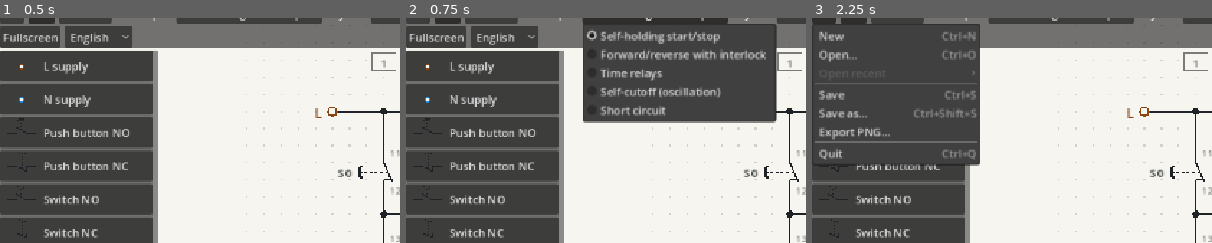
Above: before the commit, frames 1-3 (left to right).
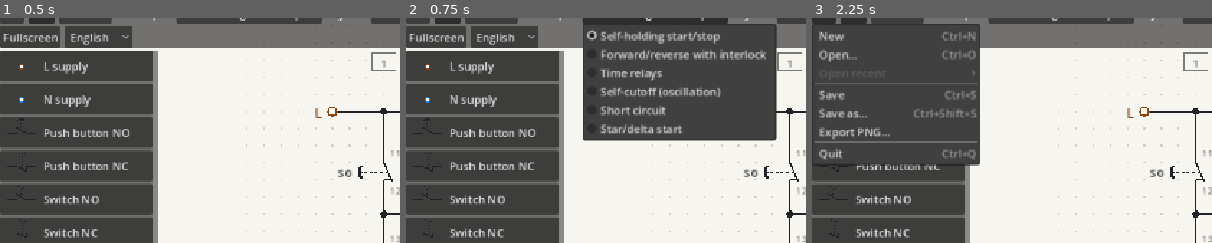
Above: after the commit, the same moments.

Repository: JarasonPC/ladder-lab
Game: Godot game, scene res://main.tscn
The game is run twice, just before and just after one commit, with the same random seed, the same clock (stepped at 60 frames per second) and the same inputs.
Inputs:
- Up to frame 1 (0.5 s): no input
- Up to frame 2 (0.75 s): click "Self-holding start/stop" at 0.5 s
- Up to frame 3 (2.25 s): click "Self-holding start/stop" at 1.25 s; click "File" at 2 s
The pictures show only the part of the screen within x 0-50%, y 4-54%; the shares and areas given below are measured in that part.

Frame 1 is identical in both runs. In frame 2, 4.3% of the frame differs, in the area x 44-93%, y 45-55%; in frame 3, nothing differs.

Commit message:
Add star/delta example, switching times in files and properties
ExampleCircuits.star_delta(): star while START is held, delta after
letting go, tested in ideal and realistic mode (star and delta are never
closed together). Coils and timers store pick-up and drop-out times,
editable in milliseconds; documents store the switching mode. File
format version 2; version 1 files load with default times.

Co-Authored-By: Claude Opus 5.5 <noreply@anthropic.com>
Claude-Session: https://claude.ai/code/session_0195W1p1hzfqGfpWqfXK2WuV

Diff:
--- a/schematic/document_serializer.gd
+++ b/schematic/document_serializer.gd
@@ -27,7 +27,7 @@
 		for corner: Vector2i in doc.get_route(i).corners:
 			corners.append([corner.x, corner.y])
 		wires.append({"a": circuit_wires[i][0], "b": circuit_wires[i][1], "corners": corners})
-	return {"title": doc.title, "horizontal": doc.horizontal, "components": components, "wires": wires}
+	return {"title": doc.title, "horizontal": doc.horizontal, "switching": "realistic" if doc.realistic_timing else "ideal", "components": components, "wires": wires}
 
 
 ## Builds a document, or returns null if the data is malformed (unknown
@@ -36,6 +36,7 @@
 static func from_dict(d: Dictionary) -> SchematicDocument:
 	var doc: SchematicDocument = SchematicDocument.new(str(d.get("title", "")))
 	doc.horizontal = bool(d.get("horizontal", false))
+	doc.realistic_timing = d.get("switching", "realistic") != "ideal"
 	var components: Variant = d.get("components", [])
 	var wires: Variant = d.get("wires", [])
 	if not (components is Array and wires is Array):
@@ -89,9 +90,13 @@
 		d["type"] = "timer"
 		d["mode"] = "on_delay" if t.mode == TimerRelay.Mode.ON_DELAY else "off_delay"
 		d["delay"] = t.delay
+		d["pick_up"] = t.pick_up_time
+		d["drop_out"] = t.drop_out_time
 	elif c is Coil:
 		d["type"] = "coil"
 		d["kind"] = "relay" if (c as Coil).kind == Coil.Kind.RELAY else "contactor"
+		d["pick_up"] = (c as Coil).pick_up_time
+		d["drop_out"] = (c as Coil).drop_out_time
 	elif c is Lamp:
 		d["type"] = "lamp"
 	elif c is Motor:
@@ -120,15 +125,24 @@
 		"contact":
 			return Contact.new(designation, contact, sequence, bool(d.get("delayed", false)))
 		"coil":
-			return Coil.new(designation, Coil.Kind.RELAY if d.get("kind", "contactor") == "relay" else Coil.Kind.CONTACTOR)
+			var coil_kind: Coil.Kind = Coil.Kind.RELAY if d.get("kind", "contactor") == "relay" else Coil.Kind.CONTACTOR
+			return Coil.new(designation, coil_kind, _seconds(d, "pick_up"), _seconds(d, "drop_out"))
 		"timer":
 			var mode: TimerRelay.Mode = TimerRelay.Mode.OFF_DELAY if d.get("mode", "on_delay") == "off_delay" else TimerRelay.Mode.ON_DELAY
-			return TimerRelay.new(designation, mode, maxf(float(d.get("delay", 1.0)), 0.0))
+			return TimerRelay.new(designation, mode, maxf(float(d.get("delay", 1.0)), 0.0), _seconds(d, "pick_up"), _seconds(d, "drop_out"))
 		"lamp":
 			return Lamp.new(designation)
 		"motor":
 			return Motor.new(designation)
 	return null
+
+
+## A switching time in seconds, or -1 (use the default) if missing or invalid.
+static func _seconds(d: Dictionary, key: String) -> float:
+	var value: Variant = d.get(key, null)
+	if (value is float or value is int) and float(value) >= 0.0 and float(value) <= 10.0:
+		return float(value)
+	return -1.0
 
 
 static func _cell(value: Variant) -> Vector2i:
--- a/schematic/example_circuits.gd
+++ b/schematic/example_circuits.gd
@@ -12,6 +12,7 @@
 	"Time relays",
 	"Self-cutoff (oscillation)",
 	"Short circuit",
+	"Star/delta start",
 ]
 
 
@@ -33,6 +34,8 @@
 			doc = self_cutoff()
 		4:
 			doc = short_circuit()
+		5:
+			doc = star_delta()
 	if doc != null and horizontal:
 		doc.transpose()
 	return doc
@@ -173,3 +176,41 @@
 	doc.connect_terminals("L", "H1:X1", _c([Vector2i(10, 1)]))
 	doc.connect_terminals("H1:X2", "N", _c([Vector2i(10, 13)]))
 	return doc
+
+
+## Star/delta start while START is held: S2 starts the star contactor KM3
+## (through the delta contactor's NC KM2 11-12); KM3 13-14 brings in the main
+## contactor KM1, which holds itself through KM1 13-14. Letting go of S2 drops
+## KM3, and its NC 11-12 brings in the delta contactor KM2, whose NC keeps
+## KM3 from starting again. S1 stops everything.
+## (Fuse and overload contact of the supply are not modelled yet.)
+static func star_delta() -> SchematicDocument:
+	var doc: SchematicDocument = SchematicDocument.new(TITLES[5])
+	_supplies(doc, 26)
+	doc.add(PushButton.new("S1", NC), Vector2i(5, 3))
+	doc.add(PushButton.new("S2", NO), Vector2i(5, 10))
+	doc.add(Contact.new("KM2", NC, 1), Vector2i(5, 15))
+	doc.add(Coil.new("KM3"), Vector2i(5, 20))
+	doc.add(Contact.new("KM3", NO, 1), Vector2i(10, 10))
+	doc.add(Coil.new("KM1"), Vector2i(10, 20))
+	doc.add(Contact.new("KM1", NO, 1), Vector2i(15, 10))
+	doc.add(Contact.new("KM3", NC, 1), Vector2i(15, 15))
+	doc.add(Coil.new("KM2"), Vector2i(15, 20))
+
+	doc.connect_terminals("L", "S1:11", _c([Vector2i(5, 1)]))
+	doc.connect_terminals("S1:12", "S2:13")
+	doc.connect_terminals("S1:12", "KM3:13", _c([Vector2i(5, 8), Vector2i(10, 8)]))
+	doc.connect_terminals("S1:12", "KM1:13", _c([Vector2i(5, 8), Vector2i(15, 8)]))
+	# Star.
+	doc.connect_terminals("S2:14", "KM2:11")
+	doc.connect_terminals("KM2:12", "KM3:A1")
+	doc.connect_terminals("KM3:A2", "N", _c([Vector2i(5, 26)]))
+	# Main contactor, fed by KM3 13-14 or its own KM1 13-14.
+	doc.connect_terminals("KM3:14", "KM1:A1")
+	doc.connect_terminals("KM3:14", "KM1:14", _c([Vector2i(10, 14), Vector2i(15, 14)]))
+	doc.connect_terminals("KM1:A2", "N", _c([Vector2i(10, 26)]))
+	# Delta, through the star contactor's NC.
+	doc.connect_terminals("KM1:14", "KM3:11")
+	doc.connect_terminals("KM3:12", "KM2:A1")
+	doc.connect_terminals("KM2:A2", "N", _c([Vector2i(15, 26)]))
+	return doc
--- a/schematic/project_file.gd
+++ b/schematic/project_file.gd
@@ -6,7 +6,9 @@
 const EXTENSION: String = "ladder"
 const FORMAT: String = "ladder-lab"
 ## Raise when the file layout changes; older files must keep loading.
-const VERSION: int = 1
+## 1: first format. 2: switching times per coil and the switching mode
+## (missing in version 1, so defaults are used).
+const VERSION: int = 2
 
 
 ## Writes [param doc] to [param path]. Returns OK or the file error.
--- a/schematic/schematic_document.gd
+++ b/schematic/schematic_document.gd
@@ -9,6 +9,9 @@
 var circuit: Circuit = Circuit.new()
 ## True after [method transpose] turned the drawing to horizontal current paths.
 var horizontal: bool = false
+## Simulate relays with pick-up and drop-out times (see [Armature]) rather
+## than instant switching.
+var realistic_timing: bool = true
 
 var _placements: Dictionary[String, Placement] = {}
 var _routes: Array[WireRoute] = []
--- a/test/unit/test_project_file.gd
+++ b/test/unit/test_project_file.gd
@@ -38,3 +38,23 @@
 	]
 	for text: String in damaged:
 		assert_eq(ProjectFile.parse(text).get("error", ""), "%s is damaged and cannot be opened.", text)
+
+
+func test_version_1_files_load_with_default_times() -> void:
+	var text: String = '{"format": "ladder-lab", "version": 1, "document": {"title": "old", "components": [{"type": "coil", "kind": "relay", "designation": "K1", "cell": [0, 0]}, {"type": "timer", "mode": "on_delay", "delay": 2.0, "designation": "KT1", "cell": [4, 0]}], "wires": []}}'
+	var doc: SchematicDocument = ProjectFile.parse(text)["document"]
+	assert_true(doc.realistic_timing, "realistic switching by default")
+	var k1: Coil = doc.circuit.get_coil("K1")
+	assert_almost_eq(k1.pick_up_time, Coil.DEFAULT_PICK_UP[Coil.Kind.RELAY], 1e-9)
+	assert_almost_eq(k1.drop_out_time, Coil.DEFAULT_DROP_OUT[Coil.Kind.RELAY], 1e-9)
+
+
+func test_switching_times_and_mode_are_saved() -> void:
+	var doc: SchematicDocument = ExampleCircuits.self_holding()
+	doc.realistic_timing = false
+	doc.replace_component("K1", Coil.new("K1", Coil.Kind.CONTACTOR, 0.035, 0.025))
+	ProjectFile.save(doc, PATH)
+	var copy: SchematicDocument = ProjectFile.load_file(PATH)["document"]
+	assert_false(copy.realistic_timing)
+	assert_almost_eq(copy.circuit.get_coil("K1").pick_up_time, 0.035, 1e-9)
+	assert_almost_eq(copy.circuit.get_coil("K1").drop_out_time, 0.025, 1e-9)
--- /dev/null
+++ b/test/unit/test_star_delta.gd
@@ -0,0 +1,98 @@
+extends GutTest
+## Star/delta start (built-in example 5), in both switching modes.
+
+var doc: SchematicDocument
+var sim: Simulator
+var stop: PushButton
+var start: PushButton
+var km1: Coil
+var km2: Coil
+var km3: Coil
+
+
+func _setup(realistic: bool) -> void:
+	doc = ExampleCircuits.star_delta()
+	sim = Simulator.new(doc.circuit)
+	sim.mode = Simulator.Mode.REALISTIC if realistic else Simulator.Mode.IDEAL
+	stop = doc.circuit.get_component("S1") as PushButton
+	start = doc.circuit.get_component("S2") as PushButton
+	km1 = doc.circuit.get_coil("KM1")
+	km2 = doc.circuit.get_coil("KM2")
+	km3 = doc.circuit.get_coil("KM3")
+	sim.step()
+
+
+## Runs [param seconds] in small steps and checks star and delta never have
+## their contacts closed at the same time.
+func _run(seconds: float) -> void:
+	var dt: float = 0.0005
+	var t: float = 0.0
+	while t < seconds:
+		sim.step(dt)
+		t += dt
+		if km2.armature.no_closed and km3.armature.no_closed:
+			fail_test("star KM3 and delta KM2 closed together at %.4f s" % sim.time)
+			return
+
+
+func _assert_state(main: bool, delta: bool, star: bool, text: String) -> void:
+	assert_eq(km1.energized, main, "KM1 main: " + text)
+	assert_eq(km2.energized, delta, "KM2 delta: " + text)
+	assert_eq(km3.energized, star, "KM3 star: " + text)
+
+
+func _sequence(realistic: bool) -> void:
+	_setup(realistic)
+	_assert_state(false, false, false, "at rest")
+	start.press()
+	_run(0.2)
+	_assert_state(true, false, true, "star while START is held")
+	start.release()
+	_run(0.2)
+	_assert_state(true, true, false, "delta after letting go")
+	start.press()
+	_run(0.2)
+	_assert_state(true, true, false, "START again does not bring star back")
+	start.release()
+	stop.press()
+	_run(0.2)
+	_assert_state(false, false, false, "after STOP")
+	stop.release()
+	_run(0.2)
+	_assert_state(false, false, false, "stays off")
+
+
+func test_ideal_sequence() -> void:
+	_sequence(false)
+
+
+func test_realistic_sequence() -> void:
+	_sequence(true)
+
+
+func test_delta_waits_for_star_to_release() -> void:
+	_setup(true)
+	start.press()
+	_run(0.2)
+	start.release()
+	# Step until the delta coil gets power and check where star is by then.
+	var guard: int = 0
+	while not km2.energized and guard < 1000:
+		sim.step(0.0001)
+		guard += 1
+	assert_true(km2.energized)
+	assert_false(km3.armature.no_closed, "star main contacts are open before delta gets power")
+	assert_lte(km3.armature.position, Armature.NC_REMAKE + 1e-6, "delta starts when KM3 11-12 has closed again")
+
+
+func test_too_short_tap_starts_nothing() -> void:
+	_setup(true)
+	start.press()
+	_run(0.005)
+	start.release()
+	_run(0.2)
+	_assert_state(false, false, false, "a 5 ms tap is shorter than the star contactor's pick-up")
+
+
+func test_example_passes_check() -> void:
+	assert_eq(CircuitCheck.run(ExampleCircuits.star_delta()), [] as Array[Dictionary])
--- a/ui/editor/properties_panel.gd
+++ b/ui/editor/properties_panel.gd
@@ -61,10 +61,14 @@
 		"coil":
 			_text(tr("Designation"), "designation")
 			_choice(tr("Kind"), "kind", ["contactor", "relay"], [tr("Contactor"), tr("Relay")])
+			_milliseconds(tr("Pick-up time (ms)"), "pick_up")
+			_milliseconds(tr("Drop-out time (ms)"), "drop_out")
 		"timer":
 			_text(tr("Designation"), "designation")
 			_choice(tr("Function"), "mode", ["on_delay", "off_delay"], [tr("On-delay"), tr("Off-delay")])
 			_number(tr("Delay (s)"), "delay", 0.1, 3600.0, 0.1)
+			_milliseconds(tr("Pick-up time (ms)"), "pick_up")
+			_milliseconds(tr("Drop-out time (ms)"), "drop_out")
 		"lamp", "motor":
 			_text(tr("Designation"), "designation")
 	_label(tr("Terminals: %s") % ", ".join(component.get_terminal_names()))
@@ -127,6 +131,18 @@
 	_box.add_child(spin)
 
 
+## A time stored in seconds, edited in milliseconds.
+func _milliseconds(caption: String, key: String) -> void:
+	_label(caption)
+	var spin: SpinBox = SpinBox.new()
+	spin.min_value = 0.1
+	spin.max_value = 1000.0
+	spin.step = 0.1
+	spin.value = float(_data[key]) * 1000.0
+	spin.value_changed.connect(func(value: float) -> void: _emit(key, value / 1000.0))
+	_box.add_child(spin)
+
+
 func _check(caption: String, key: String) -> void:
 	var box: CheckBox = CheckBox.new()
 	box.auto_translate_mode = Node.AUTO_TRANSLATE_MODE_DISABLED
--- a/ui/editor/schematic_editor.gd
+++ b/ui/editor/schematic_editor.gd
@@ -207,6 +207,14 @@
 			data["designation"] = doc.next_supply_designation(conductor)
 	if String(data.get("designation", "x")).is_empty():
 		return tr("The designation must not be empty.")
+	if old is Coil and data.get("kind", "") != "":
+		# A contactor turned into a relay (or back) takes the new kind's
+		# default times, unless its times had been set by hand.
+		var coil: Coil = old as Coil
+		var new_kind: Coil.Kind = Coil.Kind.RELAY if data["kind"] == "relay" else Coil.Kind.CONTACTOR
+		if new_kind != coil.kind and is_equal_approx(coil.pick_up_time, Coil.DEFAULT_PICK_UP[coil.kind]) and is_equal_approx(coil.drop_out_time, Coil.DEFAULT_DROP_OUT[coil.kind]):
+			data.erase("pick_up")
+			data.erase("drop_out")
 	var replacement: CircuitComponent = DocumentSerializer.component_from_dict(data)
 	var snapshot: Dictionary = DocumentSerializer.to_dict(doc)
 	if not _can_replace(old, replacement):
Not shown, added: test/unit/test_star_delta.gd.uid
